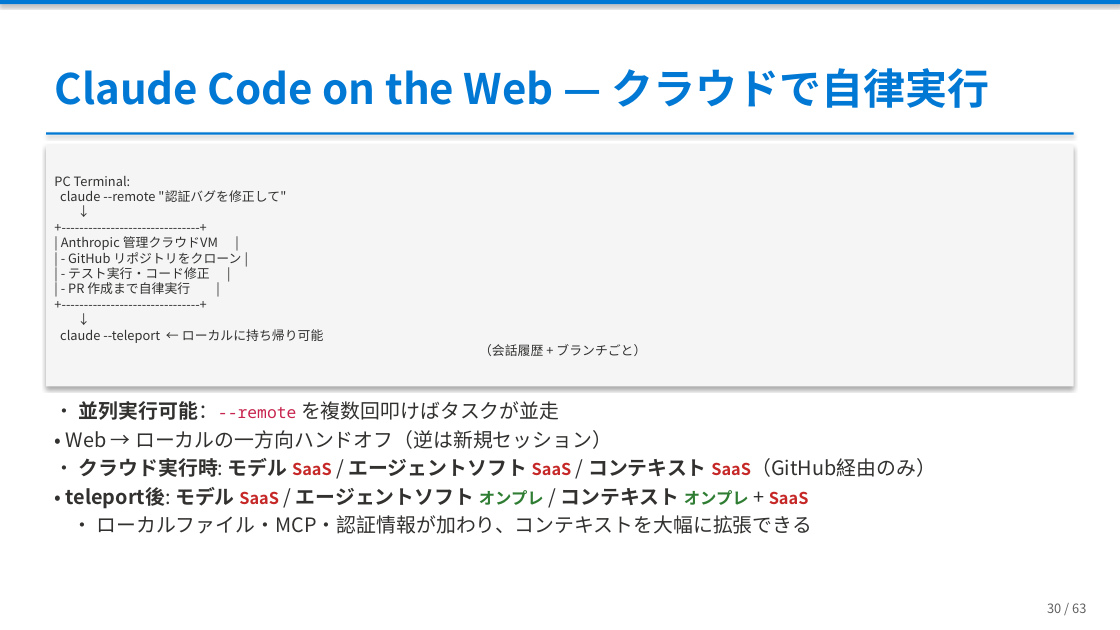
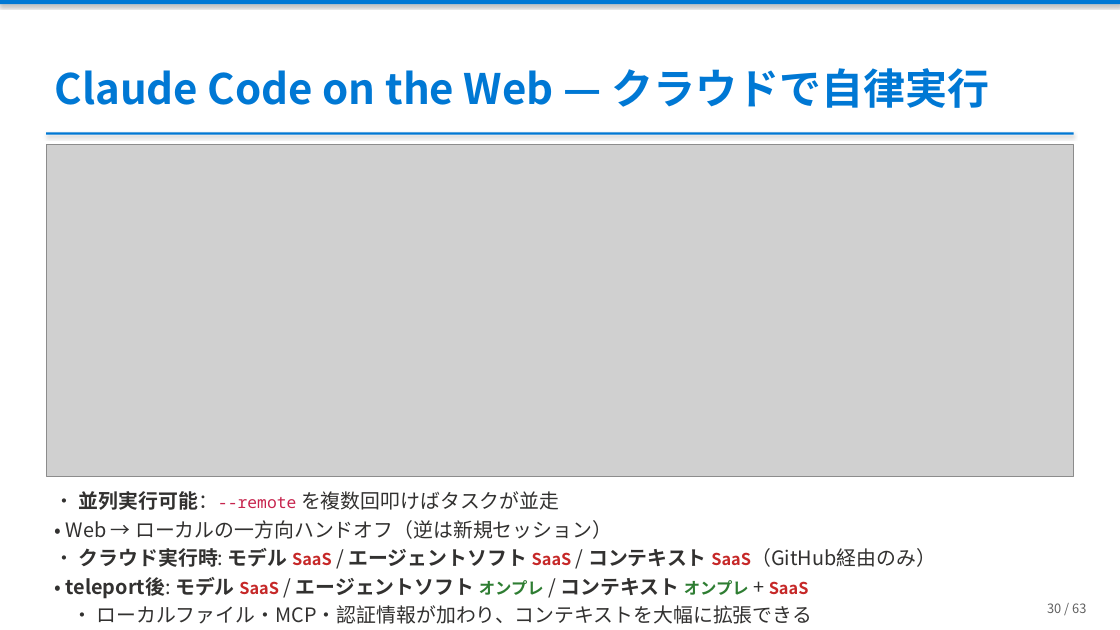
Before and after one commit to ebibibi/presentations, a slide deck: slide 30 of HCCJP_71/AI時代の「本当の」ハイブリッドクラウド — エージェントが実現した、あの頃の夢.pptx. Drawn at 1120x630 pixels with LibreOffice and Linux fonts; fonts in the diff are those of the drawing; grey boxes stand for pictures. Boxes give left, top, right and bottom in pixels: in the first picture for what was removed or moved away, otherwise in the second. Text is boxed around its words. In the diff, an @@ line names an element or a change of style, - is before the commit and + after.

```diff
--- a/HCCJP_71/AI時代の「本当の」ハイブリッドクラウド — エージェントが実現した、あの頃の夢.pptx
+++ b/HCCJP_71/AI時代の「本当の」ハイブリッドクラウド — エージェントが実現した、あの頃の夢.pptx
@@ rectangle removed at (46,145,1074,387) @@
-PC Terminal:
-claude --remote "認証バグを修正して"
-↓
-+-------------------------------+
-| Anthropic 管理クラウドVM |
-| - GitHub リポジトリをクローン |
-| - テスト実行・コード修正 |
-| - PR 作成まで自律実行 |
-+-------------------------------+
-↓
-claude --teleport ← ローカルに持ち帰り可能
-（会話履歴 + ブランチごと）
@@ picture added at (46,145,1074,477) @@
@@ text "• 並列実行可能：--remote を複数回叩けばタスクが並走": place and size @@
-text "• 並列実行可能：--remote を複数回叩けばタスクが並走" at (66,401,936,534)
+text "• 並列実行可能：--remote を複数回叩けばタスクが並走" at (66,491,936,624)
```
Also in this commit, not shown: 8 other slides changed, 1 other file.
